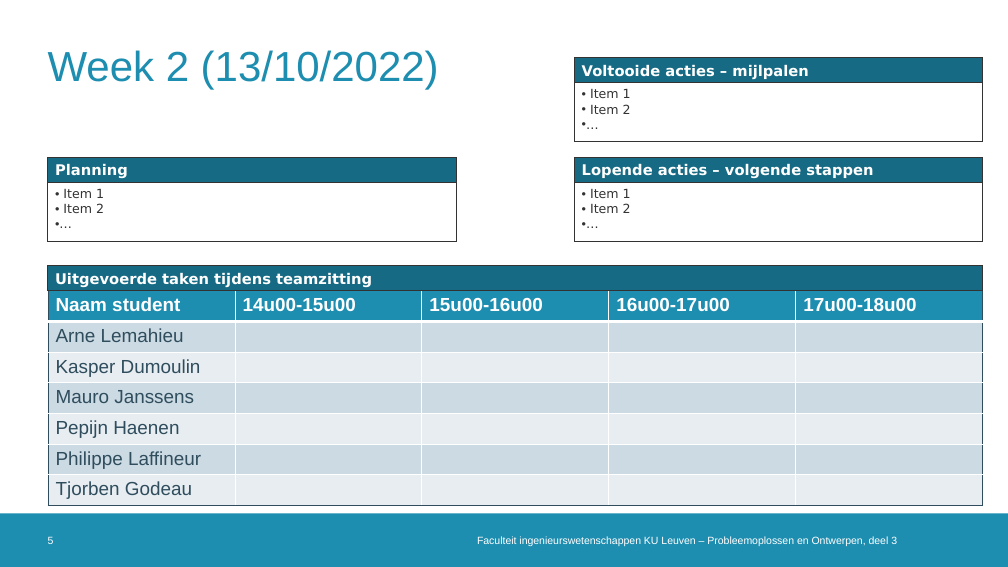
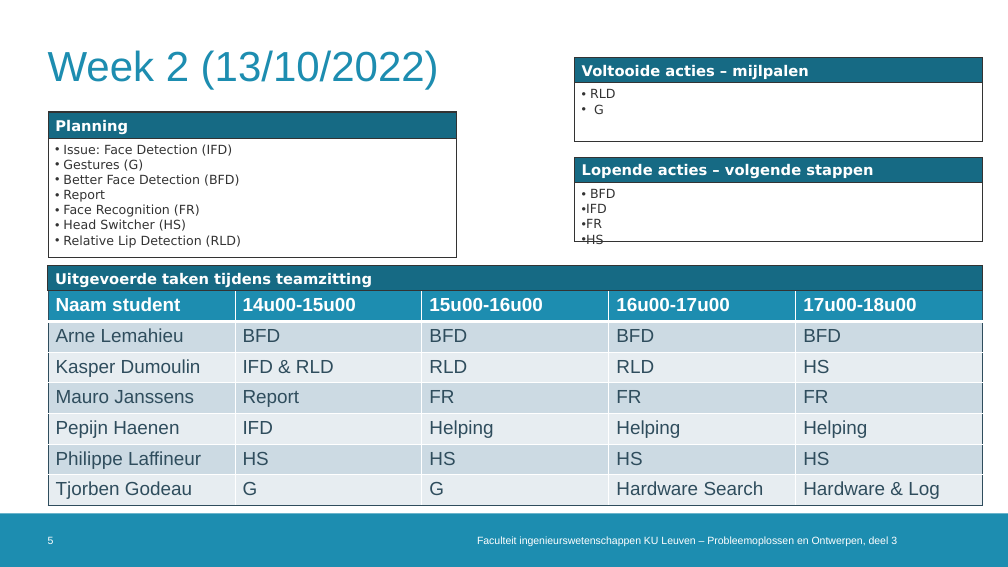
Before and after one commit to DoctorLego2003/Meeting-Owl, a slide deck: slide 5 of logboek_ESAT9A1.pptx. Drawn at 1008x567 pixels with LibreOffice and Linux fonts; fonts in the diff are those of the drawing; background and template pictures are left out. Boxes give left, top, right and bottom in pixels: in the first picture for what was removed or moved away, otherwise in the second. Text is boxed around its words. In the diff, an @@ line names an element or a change of style, - is before the commit and + after.

```diff
--- a/logboek_ESAT9A1.pptx
+++ b/logboek_ESAT9A1.pptx
@@ text at (590, 89, 615, 114): text changed @@
-• Item 1
-• Item 2
-• …
+• RLD
+• G
@@ rectangle "Planning": place and size @@
-rectangle "Planning" at (48, 157, 456, 182)
+rectangle "Planning" at (48, 113, 457, 138)
@@ rectangle: place and size @@
-rectangle at (48, 157, 456, 241)
+rectangle at (48, 111, 457, 257)
@@ text at (63, 144, 241, 248): text changed @@
-• Item 1
-• Item 2
-• …
+• Issue: Face Detection (IFD)
+• Gestures (G)
+• Better Face Detection (BFD)
+• Report
+• Face Recognition (FR)
+• Head Switcher (HS)
+• Relative Lip Detection (RLD)
@@ text at (586, 189, 616, 244): text changed @@
-• Item 1
-• Item 2
-• …
+• BFD
+• IFD
+• FR
+• HS
@@ table at (48, 291, 982, 506) @@
-row 2: Arne Lemahieu |  |  |  | 
+row 2: Arne Lemahieu | BFD | BFD | BFD | BFD
-row 3: Kasper Dumoulin |  |  |  | 
+row 3: Kasper Dumoulin | IFD & RLD | RLD | RLD | HS
-row 4: Mauro Janssens |  |  |  | 
+row 4: Mauro Janssens | Report | FR | FR | FR
-row 5: Pepijn Haenen |  |  |  | 
+row 5: Pepijn Haenen | IFD | Helping | Helping | Helping
-row 6: Philippe Laffineur |  |  |  | 
+row 6: Philippe Laffineur | HS | HS | HS | HS
-row 7: Tjorben Godeau |  |  |  | 
+row 7: Tjorben Godeau | G | G | Hardware Search | Hardware & Log
```
